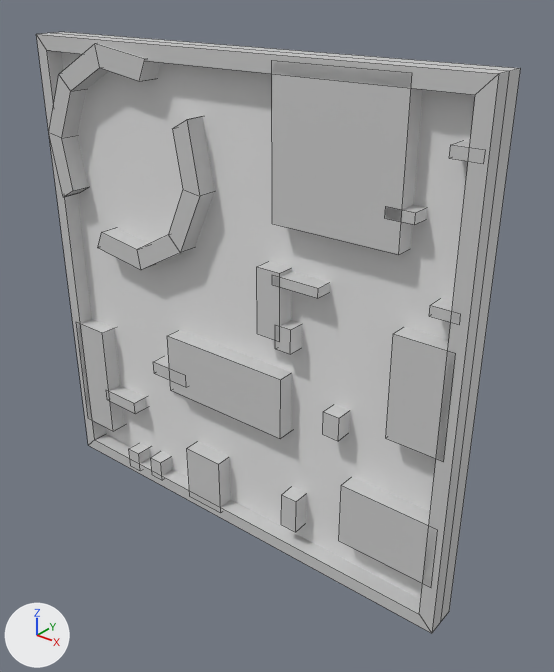
The FBX model Assets/Resources/PhotonPrefabs/TMPBlender/Levels/Blokem.fbx, before and after one commit.
One viewpoint serves both versions: a 50 mm camera at (93.2, -104.0, 62.9) aimed at (6.7, 4.2, -4.1). Lighting does not change. The marker at lower left points along +X, +Y and +Z. Mesh edges are drawn as thin lines. Where no turn or scale is listed for an object, it has been applied to the vertices.
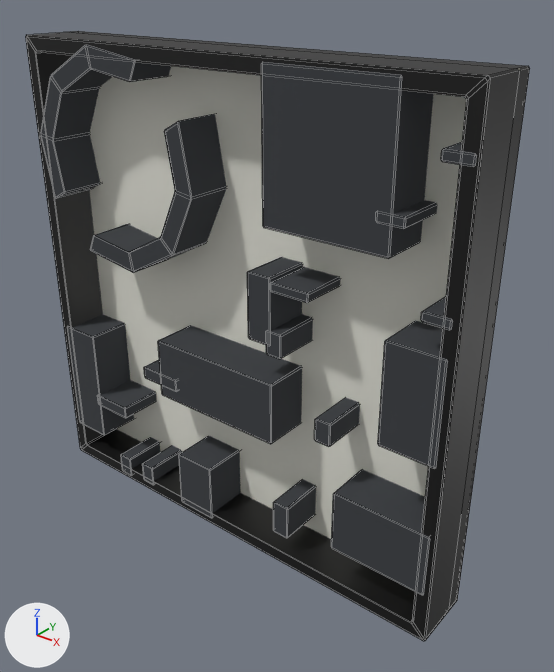
What changed in the scene script:
```text
Change mat_platform:
    mat_platform.base_color: (0.604, 0.604, 0.604) -> (0.00364, 0.00364, 0.00364)  # light grey #cccccc -> black #0c0c0c
Change me_cube_001:
    remove me_cube_001.from_pydata(...)  # 216 vertices, 159 faces; spans x -50.0..50.0, y -4.1..7.5, z -50.0..50.0
    add me_cube_001.from_pydata(...)  # 620 vertices, 652 faces; spans x -50.0..50.0, y -9.7..5.7, z -50.0..50.0
    me_cube_001 part 1: the loose piece of 16 vertices spanning x -50.0..50.0, y -3.5..3.5, z -50.0..50.0 is rebuilt with 56 vertices and now spans x -50.0..50.0, y -9.5..3.5, z -50.0..50.0
    me_cube_001 part 2: the loose piece of 8 vertices spanning x 43.3..48.6, y -3.5..3.5, z 13.3..15.2 is rebuilt with 24 vertices and now spans x 43.3..48.6, y -9.6..3.5, z 13.3..15.2, in mat_material (black #3b3e42)
    me_cube_001 part 3: the loose piece of 8 vertices spanning x 34.3..39.5, y -3.5..3.5, z 27.4..29.3 is rebuilt with 24 vertices and now spans x 34.3..39.5, y -9.7..3.5, z 27.4..29.3, in mat_material (black #3b3e42)
    me_cube_001 part 4: the loose piece of 8 vertices spanning x 28.5..48.8, y -3.5..3.5, z -39.4..-26.1 is rebuilt with 24 vertices and now spans x 28.5..48.8, y -9.6..3.5, z -39.4..-26.1, in mat_material (black #3b3e42)
    me_cube_001 part 5: the loose piece of 8 vertices spanning x 44.2..49.4, y -3.5..3.5, z 38.1..40.0 is rebuilt with 24 vertices and now spans x 44.2..49.4, y -9.6..3.5, z 38.1..40.0, in mat_material (black #3b3e42)
    me_cube_001 part 6: the loose piece of 8 vertices spanning x -13.1..-3.4, y -3.5..3.5, z -48.6..-35.3 is rebuilt with 24 vertices and now spans x -13.1..-3.4, y -9.6..3.5, z -48.6..-35.3, in mat_material (black #3b3e42)
    me_cube_001 part 7: the loose piece of 8 vertices spanning x -40.0..-29.9, y -3.5..3.5, z -32.6..-29.7 is rebuilt with 24 vertices and now spans x -40.0..-29.9, y -9.7..3.5, z -32.6..-29.7, in mat_material (black #3b3e42)
    me_cube_001 part 8: the loose piece of 8 vertices spanning x -48.7..-39.0, y -3.5..3.5, z -41.2..-14.2 is rebuilt with 24 vertices and now spans x -48.7..-39.0, y -9.6..3.5, z -41.2..-14.2, in mat_material (black #3b3e42)
    me_cube_001 part 9: the loose piece of 8 vertices spanning x -17.1..13.7, y -3.5..3.5, z -21.6..-8.3 is rebuilt with 24 vertices and now spans x -17.1..13.7, y -9.6..3.5, z -21.6..-8.3, in mat_material (black #3b3e42)
    me_cube_001 part 10: the loose piece of 8 vertices spanning x 14.1..17.8, y -3.5..3.5, z -42.9..-35.1 is rebuilt with 24 vertices and now spans x 14.1..17.8, y -9.6..3.5, z -42.9..-35.1, in mat_material (black #3b3e42)
    me_cube_001 part 11: the loose piece of 8 vertices spanning x 37.2..48.5, y -3.5..3.5, z -11.9..8.4 is rebuilt with 24 vertices and now spans x 37.2..48.5, y -9.6..3.5, z -11.9..8.4, in mat_material (black #3b3e42)
    me_cube_001 part 12: the loose piece of 8 vertices spanning x 23.8..27.4, y -3.5..3.5, z -16.5..-11.5 is rebuilt with 24 vertices and now spans x 23.8..27.4, y -9.6..3.5, z -16.5..-11.5, in mat_material (black #3b3e42)
    me_cube_001 part 13: the loose piece of 8 vertices spanning x 8.1..13.5, y -3.5..3.5, z -0.3..13.3 is rebuilt with 24 vertices and now spans x 8.1..13.5, y -9.6..3.5, z -0.3..13.3, in mat_material (black #3b3e42)
    me_cube_001 part 14: the loose piece of 8 vertices spanning x 12.5..16.0, y -3.5..3.5, z -2.1..2.9 is rebuilt with 24 vertices and now spans x 12.5..16.0, y -9.7..3.5, z -2.1..2.9, in mat_material (black #3b3e42)
    me_cube_001 part 15: the loose piece of 8 vertices spanning x 11.8..21.9, y -3.5..3.5, z 10.6..12.5 is rebuilt with 24 vertices and now spans x 13.5..21.9, y -9.7..3.5, z 10.6..12.5, in mat_material (black #3b3e42)
    me_cube_001 part 16: the loose piece of 8 vertices spanning x -22.2..-12.1, y -3.5..3.5, z -19.1..-16.2 is rebuilt with 24 vertices and now spans x -22.2..-12.1, y -9.7..3.5, z -19.1..-16.2, in mat_material (black #3b3e42)
    me_cube_001 part 17: the loose piece of 8 vertices spanning x -25.8..-22.3, y -3.5..3.5, z -48.3..-43.3 is rebuilt with 24 vertices and now spans x -25.8..-22.3, y -9.6..3.5, z -48.3..-43.3, in mat_material (black #3b3e42)
    me_cube_001 part 18: the loose piece of 8 vertices spanning x -33.6..-30.0, y -3.5..3.5, z -49.1..-44.1 is rebuilt with 24 vertices and now spans x -33.6..-30.0, y -9.6..3.5, z -49.1..-44.1, in mat_material (black #3b3e42)
    me_cube_001 part 19: the loose piece of 8 vertices spanning x 11.8..37.2, y -3.5..3.5, z 22.1..49.1 is rebuilt with 24 vertices and now spans x 11.8..37.2, y -9.6..3.5, z 22.1..49.1, in mat_material (black #3b3e42)
    me_cube_001 part 20: 50 vertices removed from x -49.2..-5.0, y -4.1..7.5, z 5.3..49.3; 126 vertices added at x -49.2..-5.0, y -9.6..2.8, z 5.3..49.2
    add me_cube_001.materials.append(mat_material)  # black #3b3e42
Change ob_plane:
    ob_plane.location: (0.0, 0.0, 0.0) -> (0.0, 3.3, 0.0)
Change ob_cube:
    ob_cube.location: (0.0, 0.0, 0.0) -> (0.0, 3.3, 0.0)
```

Changed parts and their boxes (x1, y1, x2, y2) in the pictures (554 x 672 px):
'Cube', recoloured, reshaped, moved (grey to black)
    before: (36, 32, 521, 633)
    after: (26, 31, 530, 641)
'Plane', moved
    before: (61, 52, 475, 599)
    after: (90, 66, 520, 539)
part 1 of me_cube_001, rebuilt
    before: (36, 32, 521, 633)
    after: (26, 31, 530, 641)
part 2 of me_cube_001, rebuilt
    before: (429, 298, 461, 325)
    after: (421, 297, 453, 330)
part 3 of me_cube_001, rebuilt
    before: (385, 205, 427, 225)
    after: (376, 200, 437, 229)
part 4 of me_cube_001, rebuilt
    before: (339, 477, 436, 586)
    after: (331, 469, 430, 595)
part 5 of me_cube_001, rebuilt
    before: (449, 141, 485, 164)
    after: (441, 142, 477, 167)
part 6 of me_cube_001, rebuilt (40% wider, 15% taller)
    before: (187, 442, 231, 513)
    after: (179, 436, 241, 518)
part 7 of me_cube_001, rebuilt
    before: (107, 385, 146, 414)
    after: (97, 380, 157, 418)
part 8 of me_cube_001, rebuilt (42% wider, 7% taller)
    before: (77, 319, 124, 431)
    after: (67, 315, 134, 435)
part 9 of me_cube_001, rebuilt (15% wider, 9% taller)
    before: (167, 330, 292, 439)
    after: (158, 325, 302, 444)
part 10 of me_cube_001, rebuilt
    before: (281, 487, 307, 532)
    after: (273, 480, 316, 538)
part 11 of me_cube_001, rebuilt
    before: (386, 327, 456, 462)
    after: (378, 321, 448, 468)
part 12 of me_cube_001, rebuilt
    before: (323, 404, 350, 441)
    after: (314, 398, 360, 447)
part 13 of me_cube_001, rebuilt
    before: (257, 262, 292, 342)
    after: (247, 257, 303, 345)
part 14 of me_cube_001, rebuilt
    before: (275, 320, 302, 354)
    after: (266, 314, 313, 359)
part 15 of me_cube_001, rebuilt
    before: (272, 272, 330, 298)
    after: (270, 267, 341, 303)
part 16 of me_cube_001, rebuilt
    before: (153, 356, 186, 386)
    after: (144, 360, 177, 391)
part 17 of me_cube_001, rebuilt
    before: (151, 451, 173, 476)
    after: (142, 445, 182, 485)
part 18 of me_cube_001, rebuilt
    before: (129, 443, 150, 464)
    after: (121, 437, 160, 475)
part 19 of me_cube_001, rebuilt (14% wider)
    before: (272, 60, 423, 254)
    after: (261, 62, 433, 259)
part 20 of me_cube_001, built on
    before: (49, 43, 215, 270)
    after: (41, 45, 227, 273)
